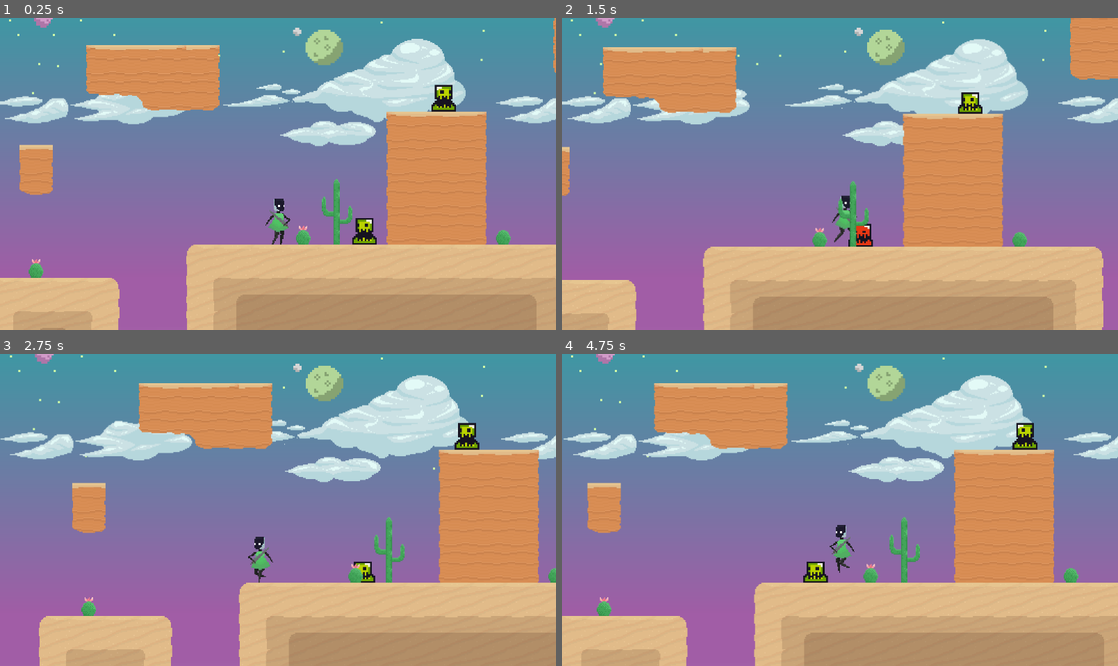
Above: before the commit, frames 1-4 (two rows, left to right).
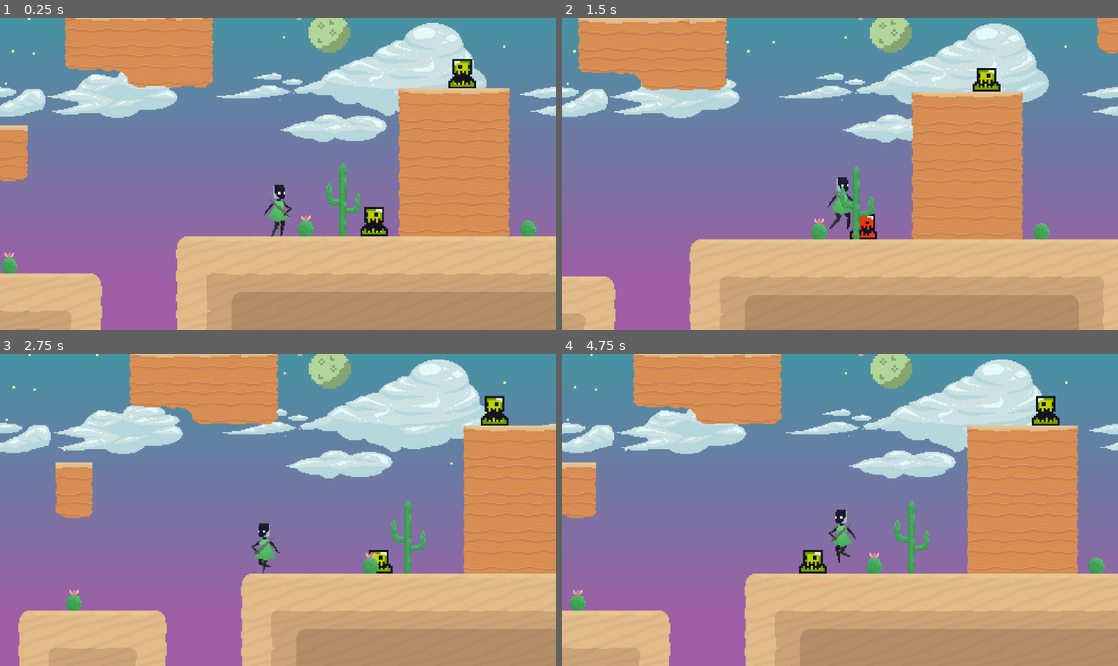
Above: after the commit, the same moments.

Repository: platworki/planet-runner
Game: Godot game, scene res://scenes/world.tscn
Two runs of this game, one before a commit and one after it. Both use one fixed random seed, a clock stepped at 60 frames per second and the inputs below. The engine's default icon, where the game draws it, is replaced by a stand-in: a white triangle on a blue panel in a dark square.
Inputs (mouse positions are in pixels of both pictures, inside the frame that each line leads up to):
- Up to frame 1 (0.25 s): no input
- Up to frame 2 (1.5 s): move the mouse to (962, 158) at 0.52 s; hold D (move_right) from 0.53 s (still down); click (962, 158) at 0.6 s; tap Space (jump) at 0.77 s; move the mouse to (728, 189) at 1.27 s; click (728, 189) at 1.35 s
- Up to frame 3 (2.75 s): tap Space (jump) at 1.52 s; move the mouse to (333, 441) at 2.02 s; release D (move_right) at 2.03 s; hold A (move_left) from 2.03 s (still down); tap Shift (dash) at 2.1 s; click (333, 441) at 2.3 s
- Up to frame 4 (4.75 s): move the mouse to (812, 572) at 2.77 s; release A (move_left) at 2.78 s; hold D (move_right) 2.78-4.28 s; click (812, 572) at 2.85 s; tap Space (jump) at 3.02, 3.77, 4.52 s; move the mouse to (1006, 556) at 3.52 s; click (1006, 556) at 3.6 s; move the mouse to (673, 463) at 4.27 s; hold A (move_left) from 4.28 s (still down); tap Shift (dash) at 4.35 s; click (673, 463) at 4.55 s

The runs differ from the first frame. In frame 1, 24% of the frame differs, in the area x 0-100%, y 0-100%; in frame 2, 23%; in frame 3, 24%; in frame 4, 24%.

Commit message:
pre-structure-change

Diff:
--- a/scenes/player.tscn
+++ b/scenes/player.tscn
@@ -13,36 +13,6 @@
 
 [sub_resource type="RectangleShape2D" id="RectangleShape2D_tuyoq"]
 size = Vector2(20.3788, 9.735249)
-
-[sub_resource type="Animation" id="Animation_3vyb7"]
-resource_name = "Attack"
-length = 0.25
-tracks/0/type = "value"
-tracks/0/imported = false
-tracks/0/enabled = true
-tracks/0/path = NodePath("Position/PlayerAttack/SideAttackHitbox:disabled")
-tracks/0/interp = 1
-tracks/0/loop_wrap = true
-tracks/0/keys = {
-"times": PackedFloat32Array(0, 0.25),
-"transitions": PackedFloat32Array(1, 1),
-"update": 1,
-"values": [false, true]
-}
-tracks/1/type = "method"
-tracks/1/imported = false
-tracks/1/enabled = true
-tracks/1/path = NodePath("Position/PlayerAttack/AttackCooldown")
-tracks/1/interp = 1
-tracks/1/loop_wrap = true
-tracks/1/keys = {
-"times": PackedFloat32Array(0.25),
-"transitions": PackedFloat32Array(1),
-"values": [{
-"args": [-1],
-"method": &"start"
-}]
-}
 
 [sub_resource type="Animation" id="Animation_dqkch"]
 resource_name = "Pogo"
@@ -125,9 +95,42 @@
 "values": [false]
 }
 
+[sub_resource type="Animation" id="Animation_3vyb7"]
+resource_name = "Attack1"
+length = 0.25
+tracks/0/type = "value"
+tracks/0/imported = false
+tracks/0/enabled = true
+tracks/0/path = NodePath("Position/PlayerAttack/SideAttackHitbox:disabled")
+tracks/0/interp = 1
+tracks/0/loop_wrap = true
+tracks/0/keys = {
+"times": PackedFloat32Array(0, 0.25),
+"transitions": PackedFloat32Array(1, 1),
+"update": 1,
+"values": [false, true]
+}
+
+[sub_resource type="Animation" id="Animation_y4r1p"]
+resource_name = "Attack2"
+length = 0.35
+tracks/0/type = "value"
+tracks/0/imported = false
+tracks/0/enabled = true
+tracks/0/path = NodePath("Position/PlayerAttack/SideAttackHitbox:disabled")
+tracks/0/interp = 1
+tracks/0/loop_wrap = true
+tracks/0/keys = {
+"times": PackedFloat32Array(0, 0.35),
+"transitions": PackedFloat32Array(1, 1),
+"update": 1,
+"values": [false, true]
+}
+
 [sub_resource type="AnimationLibrary" id="AnimationLibrary_g2els"]
 _data = {
-&"Attack": SubResource("Animation_3vyb7"),
+&"Attack1": SubResource("Animation_3vyb7"),
+&"Attack2": SubResource("Animation_y4r1p"),
 &"Pogo": SubResource("Animation_dqkch"),
 &"RESET": SubResource("Animation_g2els")
 }
@@ -292,7 +295,7 @@
 }],
 "loop": false,
 "name": &"Attack 2",
-"speed": 19.0
+"speed": 13.0
 }, {
 "frames": [{
 "duration": 1.0,
@@ -456,7 +459,10 @@
 disabled = true
 
 [node name="AttackCooldown" type="Timer" parent="Position/PlayerAttack"]
-wait_time = 0.1
+one_shot = true
+
+[node name="Attack2Window" type="Timer" parent="Position/PlayerAttack"]
+wait_time = 0.8
 one_shot = true
 
 [node name="AttackHit" type="AnimationPlayer" parent="Position/PlayerAttack"]
@@ -480,10 +486,8 @@
 [node name="Torso" type="AnimatedSprite2D" parent="Position"]
 position = Vector2(12, -23)
 sprite_frames = SubResource("SpriteFrames_tuyoq")
-animation = &"Attack 1"
+animation = &"Attack 2"
 autoplay = "Idle"
-frame = 6
-frame_progress = 1.0
 
 [node name="Legs" type="AnimatedSprite2D" parent="Position"]
 z_index = -1
@@ -525,6 +529,8 @@
 
 [connection signal="area_entered" from="Position/PlayerAttack" to="Position/PlayerAttack" method="_on_area_entered"]
 [connection signal="hit_enemy" from="Position/PlayerAttack" to="." method="_on_player_attack_hit_enemy"]
+[connection signal="timeout" from="Position/PlayerAttack/AttackCooldown" to="." method="_on_attack_cooldown_timeout"]
+[connection signal="timeout" from="Position/PlayerAttack/Attack2Window" to="." method="_on_attack_2_window_timeout"]
 [connection signal="animation_finished" from="Position/Torso" to="." method="_on_torso_animation_finished"]
 [connection signal="timeout" from="Position/KnockbackTime" to="." method="_on_knockback_time_timeout"]
 [connection signal="timeout" from="Position/Invincibility" to="." method="_on_invincibility_timeout"]
--- a/scenes/world.tscn
+++ b/scenes/world.tscn
@@ -229,7 +229,6 @@
 z_index = 1
 offset = Vector2(0, -40)
 ignore_rotation = false
-zoom = Vector2(0.9, 0.9)
 process_callback = 0
 limit_left = -105
 limit_top = -400
--- a/scripts/player.gd
+++ b/scripts/player.gd
@@ -26,6 +26,7 @@
 var HEALTH = 100
 var knockback_force = 150
 var up_knockback_velocity = -120
+var attack_combo_count = 0  # Tracks which attack in combo
 
 var is_dashing = false
 var dash_cooldown_active = false
@@ -34,6 +35,7 @@
 var has_air_dash = true
 var has_double_jump = true
 var is_attacking = false
+var is_playing_attack_anim = false
 
 # ======================
 # === NODE REFERENCES ==
@@ -55,6 +57,7 @@
 @onready var dash_jump_buffer: Timer = $Position/DashJumpBuffer
 @onready var pogo_sprite: Sprite2D = $Position/PlayerAttack/PogoSprite
 @onready var pogo_hitbox: CollisionShape2D = $Position/PlayerAttack/PogoHitbox
+@onready var attack_2_window: Timer = $Position/PlayerAttack/Attack2Window
 
 # ======================
 # ===== MAIN LOOP ======
@@ -149,11 +152,11 @@
 
 	if direction > 0:
 		# INFO If the player is facing the other direction and changes it, cancel the attack
-		if flip.scale == Vector2(-1,1) and torso_animation.animation == "Attack 1":
+		if flip.scale == Vector2(-1,1) and (torso_animation.animation == "Attack 1" or torso_animation.animation == "Attack 2"):
 			cancel_attack()
 		flip.scale.x = 1
 	elif direction < 0:
-		if flip.scale == Vector2(1,1) and torso_animation.animation == "Attack 1":
+		if flip.scale == Vector2(1,1) and (torso_animation.animation == "Attack 1" or torso_animation.animation == "Attack 2"):
 			cancel_attack()
 		flip.scale.x = -1
 
@@ -161,16 +164,16 @@
 	if is_on_floor():
 		if direction == 0:
 			# INFO If the attack anim is playing don't replace it with idle or walk to not stop abruptly
-			if not is_attacking:
+			if not is_playing_attack_anim:
 				torso_animation.play("Idle")
 			legs_animation.play("Idle")
 		else:
-			if not is_attacking:
+			if not is_playing_attack_anim:
 				torso_animation.play("Walk")
 			legs_animation.play("Walk")
 	else:
 		# TODO TEMPORARY WAITING FOR JUMP ANIMS
-		if not is_attacking:
+		if not is_playing_attack_anim:
 			torso_animation.play("Walk")
 		legs_animation.play("Walk")
 	# INFO If the input is either A or D, move, otherwise stop smoothly
@@ -239,12 +242,21 @@
 func _on_dash_cooldown_timeout() -> void:
 	dash_cooldown_active = false
 
+func _on_attack_cooldown_timeout() -> void:
+	if attack_combo_count == 2:
+		attack_combo_count = 0
+
 func _on_knockback_time_timeout() -> void:
 	is_knocked_back = false
 	current_state = State.NORMAL
 
 func _on_invincibility_timeout() -> void:
 	is_invincible = false
+
+func _on_attack_2_window_timeout() -> void:
+	# Player didn't attack again in time
+	if attack_combo_count == 1:
+		attack_combo_count = 0
 
 # INFO Call when the PlayerAttack Area hits an enemy; 'enemy' is the Node I passed
 func _on_player_attack_hit_enemy(_enemy: Variant) -> void:
@@ -258,31 +270,53 @@
 		dash_cooldown_active = false
 
 func _on_torso_animation_finished() -> void:
-	# INFO change the is_attacking var only when the attack animation finishes
 	if torso_animation.animation == "Attack 1" or torso_animation.animation == "Attack 2":
 		is_attacking = false
+		is_playing_attack_anim = false
 
 # ======================
 # ====== ATTACKS =======
 # ======================
 
 func attack() -> void:
-	is_attacking = true
-	# INFO If you attack during invincibility, turn invincibility off to prevent enemy tanking
 	if is_invincible:
 		is_invincible = false
+
 	if Input.is_action_pressed("down") and not is_on_floor():
+		is_attacking = true
+		attack_combo_count = 0  # Reset combo
 		attack_hit_animation.play("Pogo")
-		# TODO TEMPORARY WAITING FOR POGO ANIMATION
+		# TODO: Make pogo animation
+		torso_animation.play("Idle")
+		attack_cooldown.start(0.25)  # Short cooldown after pogo
+		return
+
+	# Ground attacks - combo system
+	if attack_combo_count == 0:
+		# First attack
+		is_attacking = true
+		is_playing_attack_anim = true
+		attack_combo_count = 1
+		attack_hit_animation.play("Attack1")
+		torso_animation.play("Attack 1")
+		attack_2_window.start()  # Window to do second attack
+
+	elif attack_combo_count == 1 and not attack_2_window.is_stopped():
+		attack_combo_count = 2
+		is_playing_attack_anim = true
+		attack_2_window.stop()  # Close window
+		attack_hit_animation.play("Attack2")
 		torso_animation.play("Attack 2")
-	else:
-		attack_hit_animation.play("Attack")
-		torso_animation.play("Attack 1")
+		attack_cooldown.start()  # Long cooldown after combo finishes
 
 func cancel_attack() -> void:
 	is_attacking = false
+
+	if attack_combo_count == 1:
+		attack_2_window.stop()
+
+	attack_combo_count = 0  # Reset combo
 	attack_hit_animation.stop()
-	attack_cooldown.stop()
 	pogo_sprite.visible = false
 	pogo_hitbox.disabled = true
 	side_attack_hitbox.disabled = true
Not shown: 1 places in scenes/player.tscn that only renumber resources
